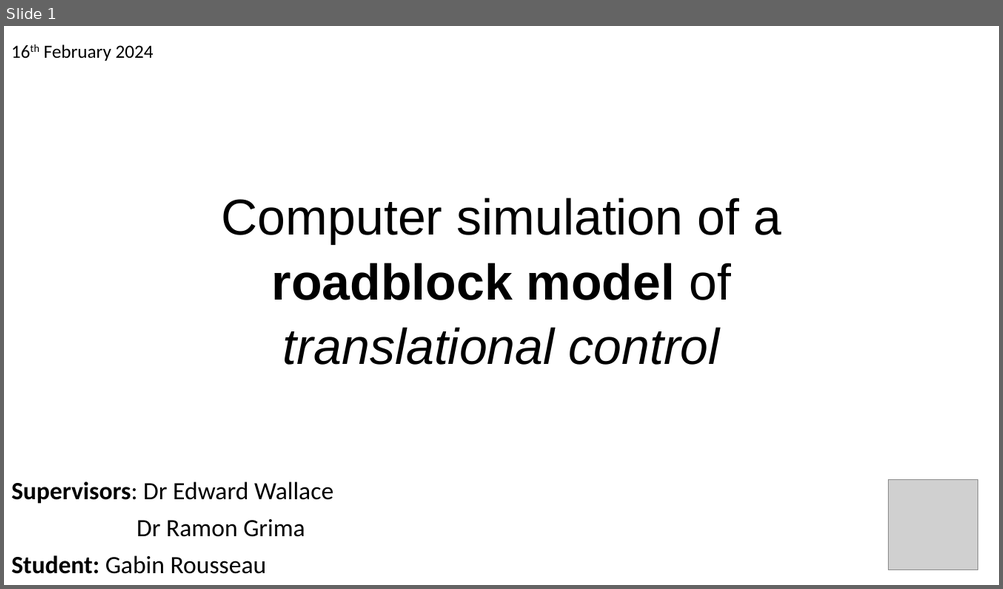
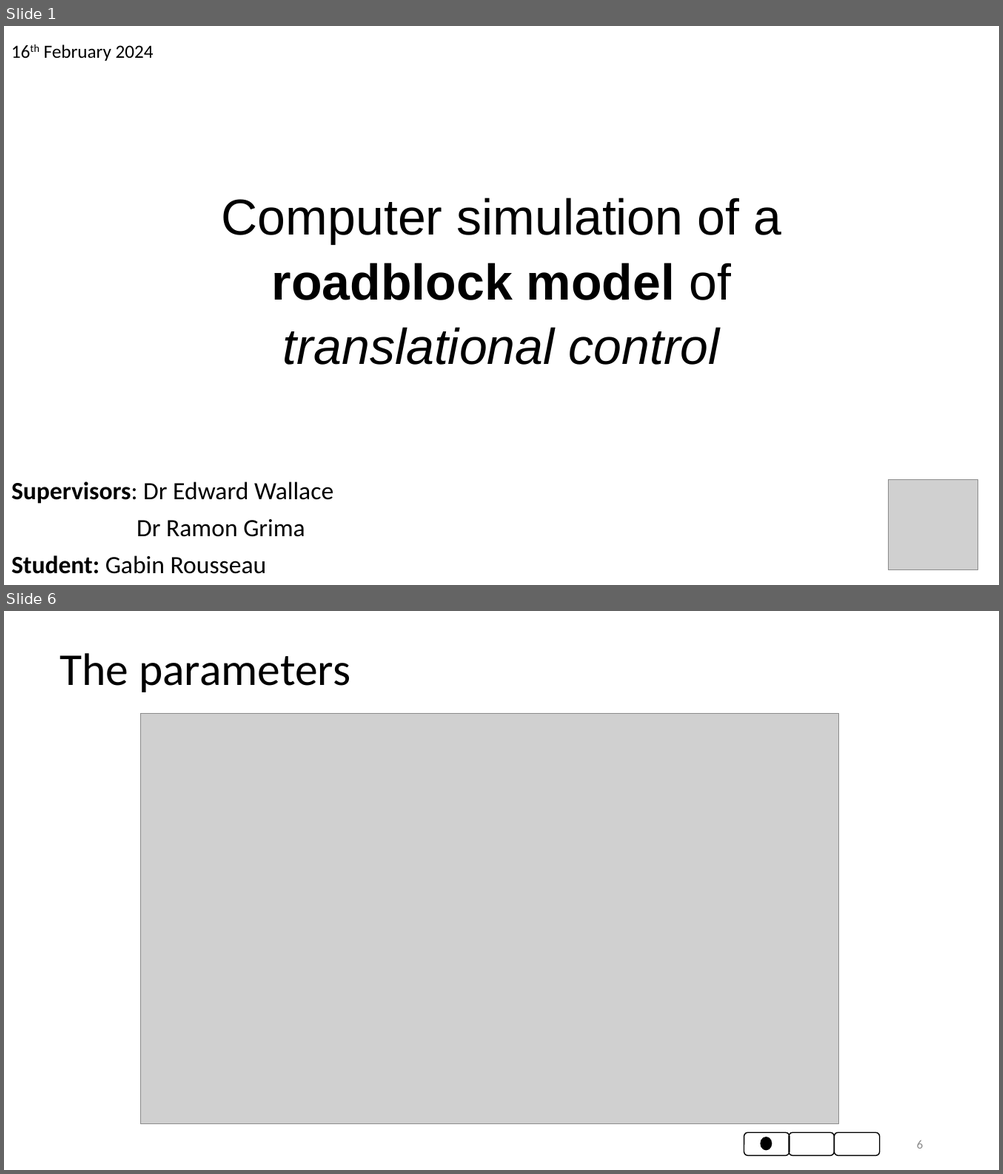
Before and after one commit to gabin-rousseau/roadblock_project, a slide deck: slides/gabinpractice_220224.pptx. Shown one above the other, each under a label of ours: slide 1 before the commit, slides 1 and 6 after it; the slides between them are not shown. The pictures are 1003x589 and 1003x1174 pixels, drawn with LibreOffice and Linux fonts; fonts in the diff are those of the drawing; grey boxes stand for pictures. Boxes give left, top, right and bottom in pixels: in the first picture for what was removed or moved away, otherwise in the second. Text is boxed around its words. In the diff, an @@ line names an element or a change of style, - is before the commit and + after.

```diff
--- a/slides/gabinpractice_220224.pptx
+++ b/slides/gabinpractice_220224.pptx
@@ slide 6 added at [4, 611, 999, 1170], background #FFFFFF @@
@@ title added at [60, 653, 350, 692], 44 pt, text #000000 @@
+The parameters
@@ picture added at [141, 713, 839, 1125] @@
@@ rounded rectangle added at [744, 1133, 790, 1156], outline #000000 1 pt @@
@@ ellipse added at [760, 1137, 771, 1150], fill #000000 @@
@@ rounded rectangle added at [789, 1133, 834, 1156], outline #000000 1 pt @@
@@ rounded rectangle added at [834, 1133, 879, 1156], outline #000000 1 pt @@
@@ page number added at [916, 1141, 922, 1149], 12 pt, text #8C8C8C @@
+6
```
Also in this commit, not shown: 3 slides changed, 3 other slides added, 1 slide removed.
